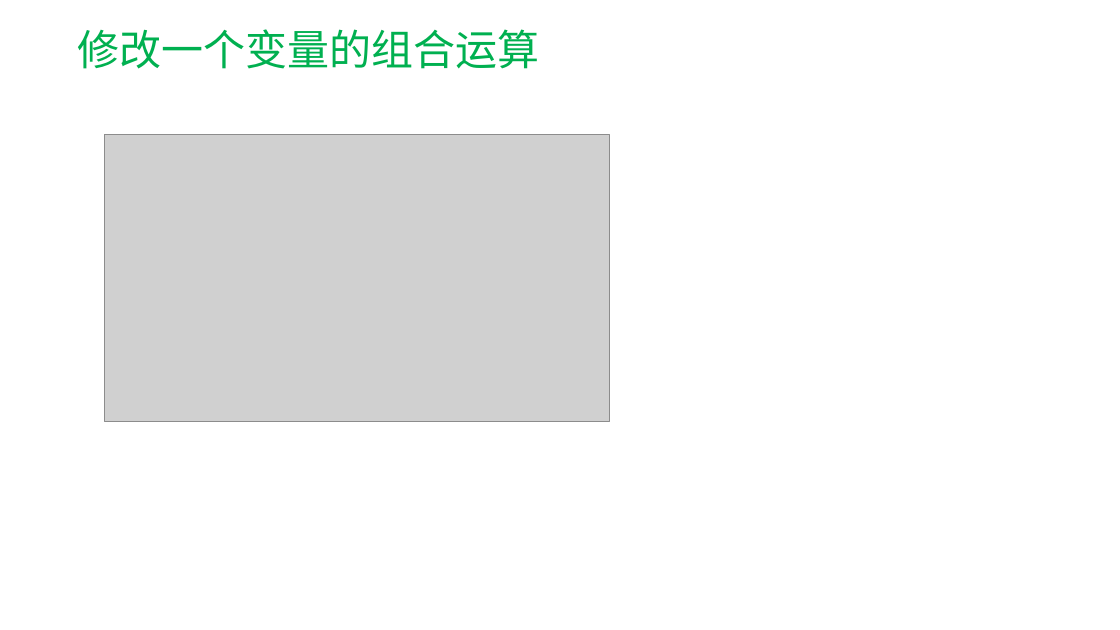
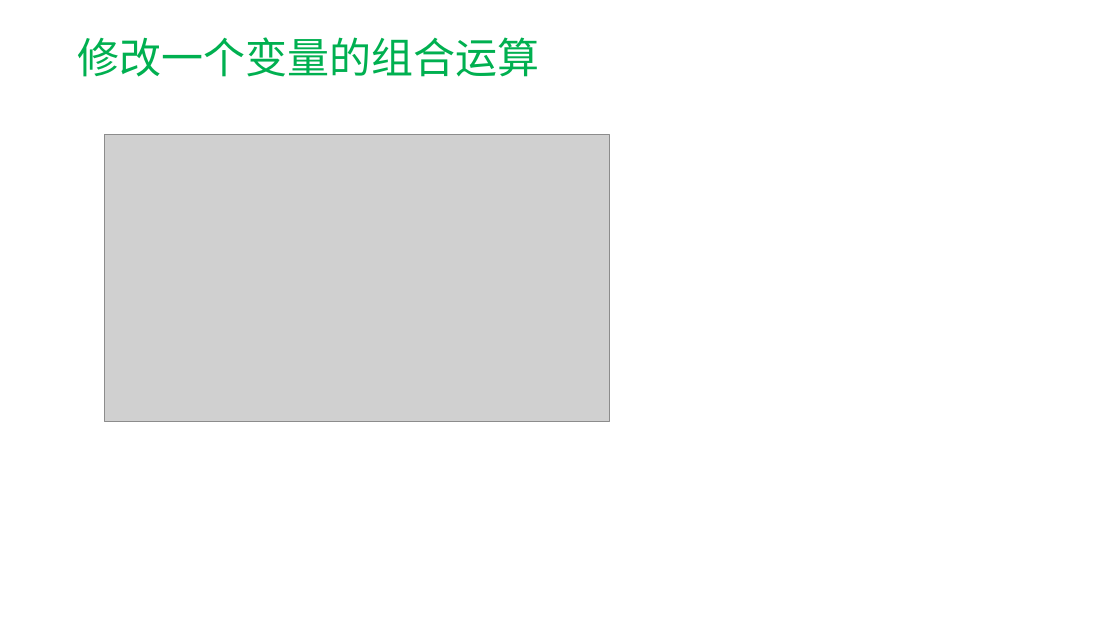
Before and after one commit to hwdong-net/cplusplus17, a slide deck: slide 23 of ppt/1.2 C++程序结构.pptx (slide 22 before the commit). Drawn at 1120x630 pixels with LibreOffice and Linux fonts; fonts in the diff are those of the drawing; grey boxes stand for pictures. Boxes give left, top, right and bottom in pixels: in the first picture for what was removed or moved away, otherwise in the second. Text is boxed around its words. In the diff, an @@ line names an element or a change of style, - is before the commit and + after.

```diff
--- a/ppt/1.2 C++程序结构.pptx
+++ b/ppt/1.2 C++程序结构.pptx
@@ title "修改一个变量的组合运算": place and size @@
-title "修改一个变量的组合运算" at box(78, 29, 540, 69)
+title "修改一个变量的组合运算" at box(78, 37, 540, 77)
```
Also in this commit, not shown: 6 other slides changed, 2 slides added, 1 slide removed.
